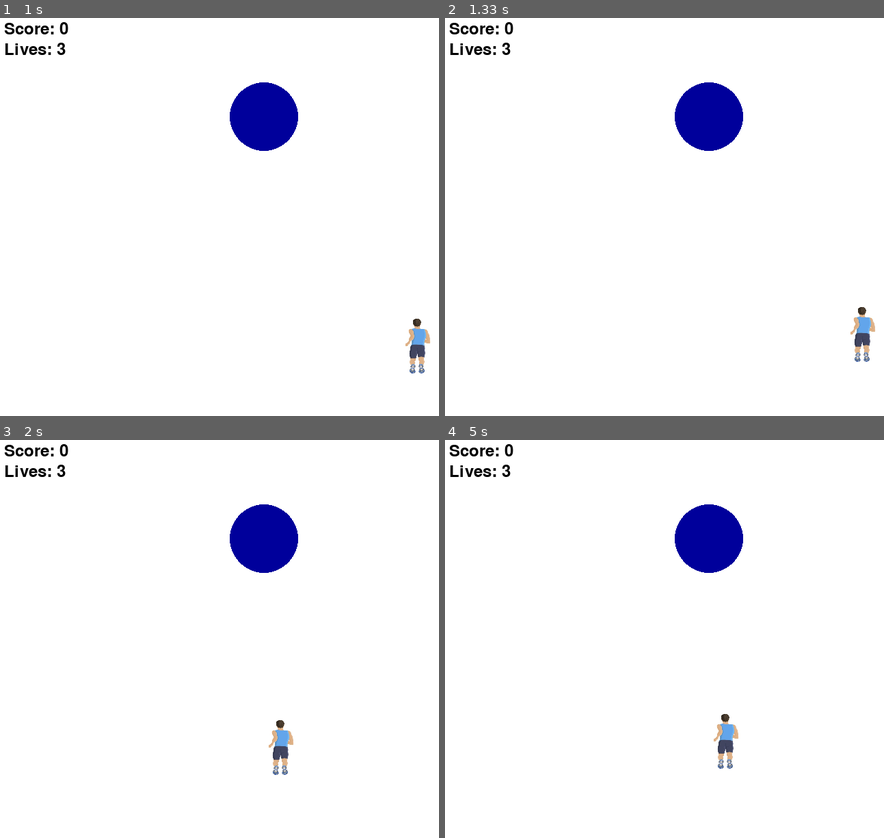
Above: before the commit, frames 1-4 (two rows, left to right).
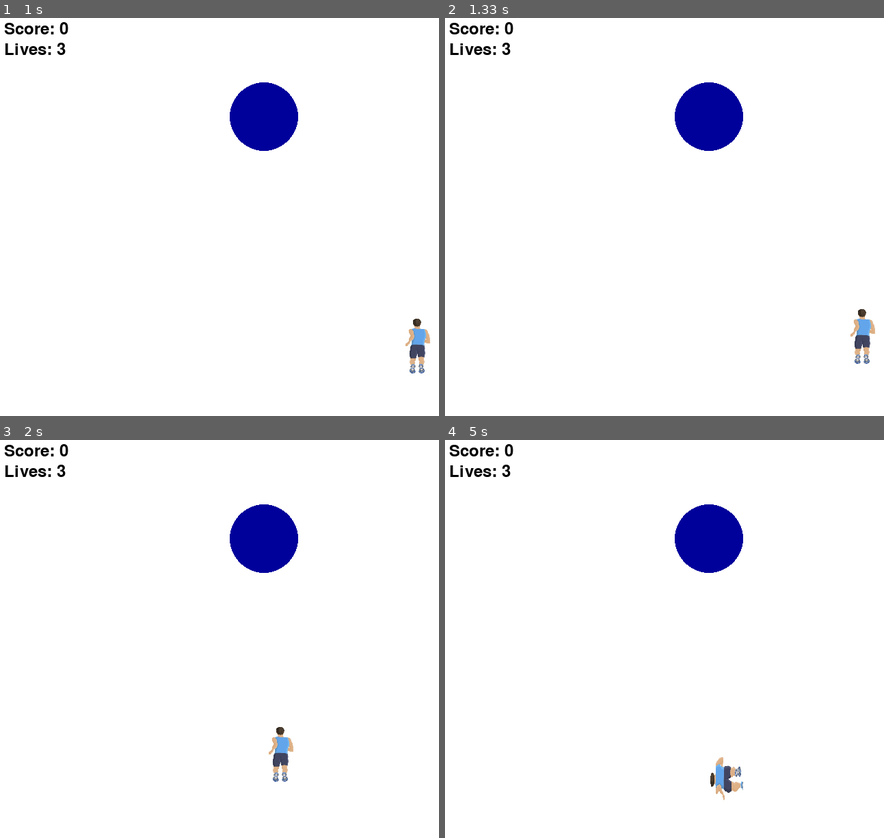
Above: after the commit, the same moments.

Repository: anngedeus/Blackout-3D-Audio
Game: pygame game, started from blackoutInterface.py
The game is run twice, just before and just after one commit, with the same random seed, the same clock (stepped at 60 frames per second) and the same inputs.
Inputs:
- Up to frame 1 (1 s): hold Right 0.33-0.8 s; hold Up from 0.83 s (still down)
- Up to frame 2 (1.33 s): release Up at 1.13 s; hold Right from 1.17 s (still down)
- Up to frame 3 (2 s): release Right at 1.63 s; hold Left from 1.67 s (still down)
- Up to frame 4 (5 s): release Left at 2.2 s; hold Down 2.23-2.53 s; hold Left 2.57-2.97 s; hold Up 3-3.37 s; hold Right 3.4-4.03 s; hold Left 4.47-4.93 s; hold Right from 4.97 s (still down)

Frame 1 is identical in both runs. In frame 2, 0.2% of the frame differs, in the area x 92-98%, y 72-87%; in frame 3, 0.4%; in frame 4, 0.8%, in the area x 60-68%, y 68-91%.

Commit message:
jump and slide revert back to running after spamming up/down key

Diff:
--- a/blackoutInterface.py
+++ b/blackoutInterface.py
@@ -84,25 +84,34 @@
             player_img = pygame.transform.scale(player_img, (50, 100))
             screen.blit(player_img, (player_x, player_y))
             player_y -= jump_height
-            jump_height -=1
-            if jump_height ==0:
+            jump_height -=2
+            if jump_height < -10:
                 player_jump = False
+                player_img = pygame.image.load('assets/runner.png')
+                player_img = pygame.transform.scale(player_img, (50, 100))
                 jump_height = 10
-                player_y += 55
+                #player_y += 55
         else:
+            if player_y < HEIGHT - GROUND_HEIGHT - player_img.get_height():
+                player_y += jump_height
+                jump_height += 2
             if player_slide:
                 player_img = pygame.image.load('assets/slide.png')
                 player_img = pygame.transform.scale(player_img, (50, 100))
                 screen.blit(player_img, (player_x, player_y))
                 player_y -= slide_height
-                slide_height +=1
-                if slide_height ==0:
+                slide_height +=2
+                if slide_height > 10:
                     player_slide = False
+                    player_img = pygame.image.load('assets/runner.png')
+                    player_img = pygame.transform.scale(player_img, (50, 100))
                     slide_height = -10
-                    player_y -= 55
+            if player_y > HEIGHT - GROUND_HEIGHT + player_img.get_height():
+                    player_y += slide_height
+                    slide_height -= 2
+                    #player_y -= 55
             else:
-                player_img = pygame.image.load('assets/runner.png')
-                player_img = pygame.transform.scale(player_img, (50, 100))
+                player_y = HEIGHT - GROUND_HEIGHT - player_img.get_height()
 
     #obstacle movements
     sign1_y += OBS_SPEED
